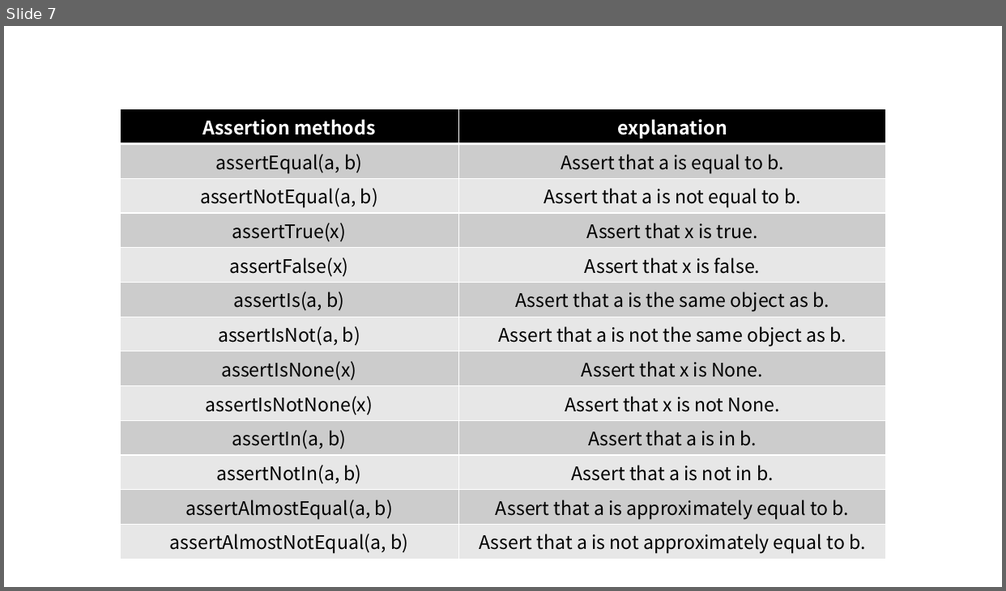
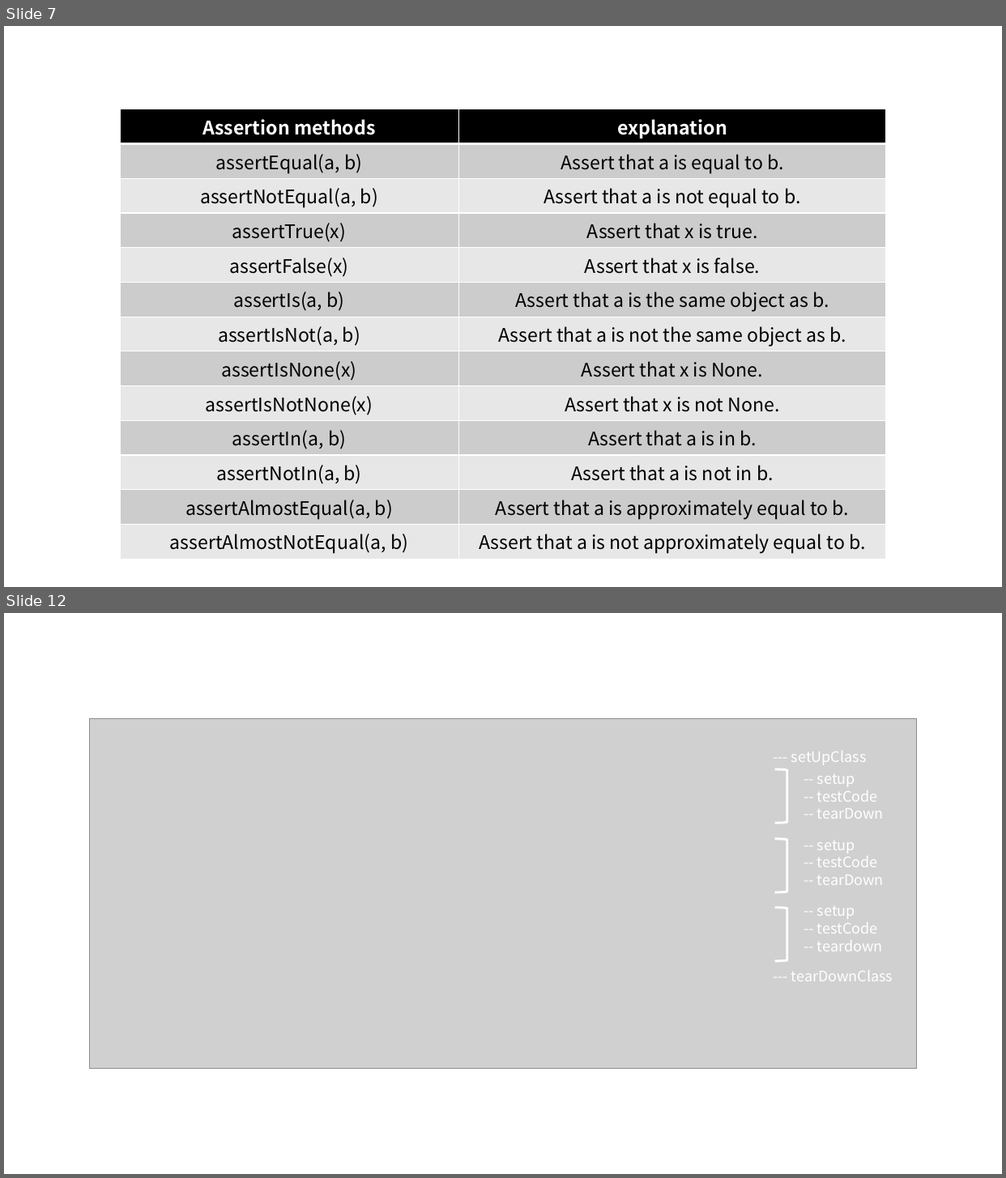
Before and after one commit to oooihmm/TIL, a slide deck: TestCase/프레젠테이션1.pptx. Shown one above the other, each under a label of ours: slide 7 before the commit, slides 7 and 12 after it; the slides between them are not shown. The pictures are 1006x591 and 1006x1178 pixels, drawn with LibreOffice and Linux fonts; fonts in the diff are those of the drawing; grey boxes stand for pictures. Boxes give left, top, right and bottom in pixels: in the first picture for what was removed or moved away, otherwise in the second. Text is boxed around its words. In the diff, an @@ line names an element or a change of style, - is before the commit and + after.

```diff
--- a/TestCase/프레젠테이션1.pptx
+++ b/TestCase/프레젠테이션1.pptx
@@ slide 12 added at [4, 613, 1002, 1174], background #FFFFFF @@
@@ picture added at [89, 718, 918, 1068] @@
@@ text added at [791, 751, 867, 765], 14 pt, text #FFFFFF @@
+--- setUpClass
@@ right bracket added at [775, 769, 787, 824], outline #FFFFFF 2.25 pt @@
@@ text added at [817, 775, 884, 819], 14 pt, text #FFFFFF @@
+-- setup
+-- testCode
+-- tearDown
@@ right bracket added at [775, 839, 787, 893], outline #FFFFFF 2.25 pt @@
@@ text added at [817, 841, 884, 885], 14 pt, text #FFFFFF @@
+-- setup
+-- testCode
+-- tearDown
@@ right bracket added at [775, 908, 787, 962], outline #FFFFFF 2.25 pt @@
@@ text added at [817, 907, 883, 952], 14 pt, text #FFFFFF @@
+-- setup
+-- testCode
+-- teardown
@@ text added at [791, 970, 893, 982], 14 pt, text #FFFFFF @@
+--- tearDownClass
```
Also in this commit, not shown: 1 slide changed, 14 other slides added, 2 slides removed, 12 other files.
